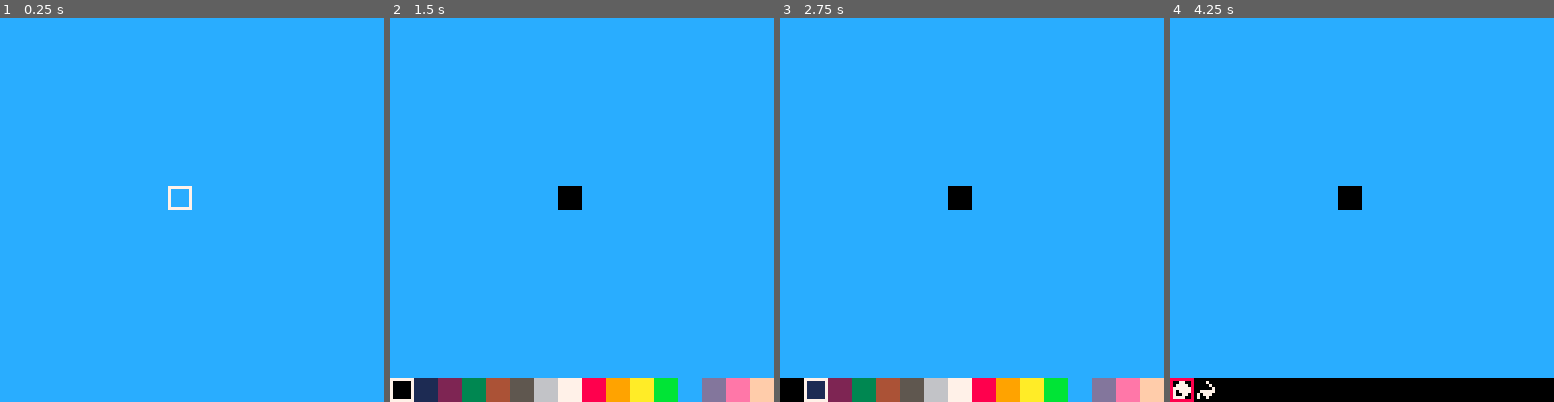
Above: before the commit, frames 1-4 (left to right).
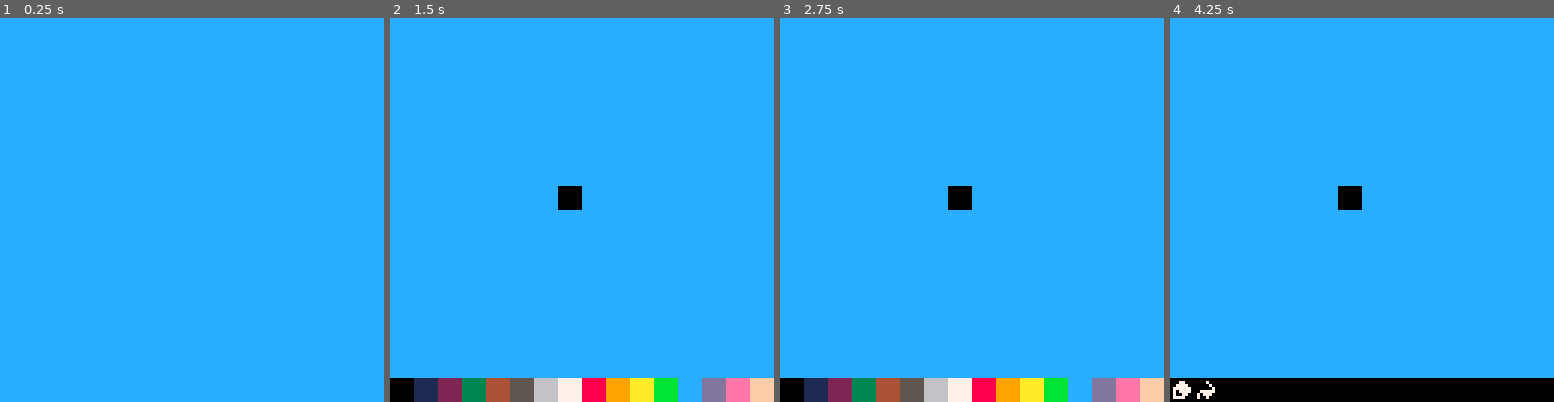
Above: after the commit, the same moments.

Repository: evs-dev/SharePaint
Game: PICO-8 cartridge sharepaint.p8
The game is run twice, just before and just after one commit, with the same random seed, the same clock (stepped at 60 frames per second) and the same inputs.
Inputs:
- Up to frame 1 (0.25 s): no input
- Up to frame 2 (1.5 s): tap X (X key) at 0.33, 1.07 s; tap O (Z key) at 0.7 s
- Up to frame 3 (2.75 s): hold Right 1.6-2.1 s; tap O (Z key) at 1.7, 2.1, 2.5 s; tap X (X key) at 1.85 s; hold Up 2.15-2.42 s; hold Right from 2.47 s (still down)
- Up to frame 4 (4.25 s): tap O (Z key) every 0.4 s from 2.9 to 4.1 s; tap X (X key) at 2.97, 4.08 s; release Right at 3.03 s; hold Left 3.08-3.58 s; hold Down 3.63-3.97 s; hold Right from 4.02 s (still down)

The runs differ from the first frame. In frame 1, 0.2% of the frame differs, in the area x 43-50%, y 43-50%; in frame 2, 0.2%; in frame 3, 0.2%; in frame 4, 0.2%.

Commit message:
Run length encoding update (#1)
* Rename world param to pixels

* First pass run length encoding parser

* Move encoding function to its own file

* Update index.html

* Remove loadPixels call from sharepaint.js

So if it is changed when the cart is changed, the loadPixels code doesn't have to be added

* Improve logic

* Clean up comments

* Change PICO-8 save_world function to output run length encoding encoded format

* Clean up code

* Improve old format detection

* Update sharepaint.js

* Fix having a trailing number causing an infinite loop

* pixelsLoader clean up

* Change P8 to run at 30 FPS to save power

* Fix outline param working

* Update README information

* Improve README

* Disable HTML linguist-detectable

* Create LICENCE

* Add link to github in HTML

Diff:
--- a/sharepaint.p8
+++ b/sharepaint.p8
@@ -1,11 +1,11 @@
 pico-8 cartridge // http://www.pico-8.com
-version 29
+version 32
 __lua__
 --sharepaint
---웃evan
+--웃evs
 
 function _init()
- menuitem(1,"save world",save_world)
+ menuitem(1,"save pixels",save_pixels)
  menuitem(3,"toggle outline",
   function()
    outline=not outline
@@ -15,12 +15,12 @@
  sy=7
  cx=0
  tx=0
- outline=true
+ outline=mget(16,0)!=0
  msg=""
  mode=0
 end
 
-function _update60()--30?
+function _update()
  if mode==0 then
 	 if(btnp(⬅️))sx-=1
 	 if(btnp(➡️))sx+=1
@@ -80,51 +80,31 @@
  pal()
 end
 
-function save_world()
- local majority=find_majority_col()
+function save_pixels()
  local output=""
- for y=0,15 do
-  for x=0,15 do
-  	local tile=mget(x,y)
-  	if(tile!=majority)output=output..tostr(tile-32)
-   if x<15 then
-    for ax=x,15 do
-     if mget(ax,y)!=majority then
-      output=output..","
-      break
-     end
-    end
-   end
-  end
-  if(y<15)output=output..";"
- end
- --so link is parsed correctly by discord
- if(mget(15,15)==0)output=output.."0"
- output=output.."&bg="..majority-32
- printh(output,"@clip")
-end
-
-function find_majority_col()
- local counts={}
- for i=0,15 do
-  add(counts,0)
- end
+ local current_col=-1
+ local current_count=0
  for y=0,15 do
   for x=0,15 do
    local col=mget(x,y)
-   counts[col-32+1]+=1
+   if col!=current_col then
+    if current_count>1 then
+     output=output..tostr(current_count)
+    end
+    current_count=1
+    current_col=col
+    local letter=col_to_letter(col)
+    output=output..letter
+   else
+    current_count+=1
+   end
   end
  end
- local highest_cnt=0
- local highest=12
- for i=0,15 do
-  if counts[i+1]>highest_cnt then
-   highest=i
-   highest_cnt=counts[i+1]
-  end
- end
- msg=highest
- return highest+32
+ printh(output,"@clip")
+end
+
+function col_to_letter(c)
+ return chr(c + 65)
 end
 
 function paint_bucket(x,y)
Not shown, changed: .gitattributes
Not shown, added: LICENCE
Not shown, changed: README.md
Not shown, changed: index.html
Not shown, removed: loadWorld-snippet.js
Not shown, added: pixelsLoader.js
Not shown, changed: sharepaint.js
